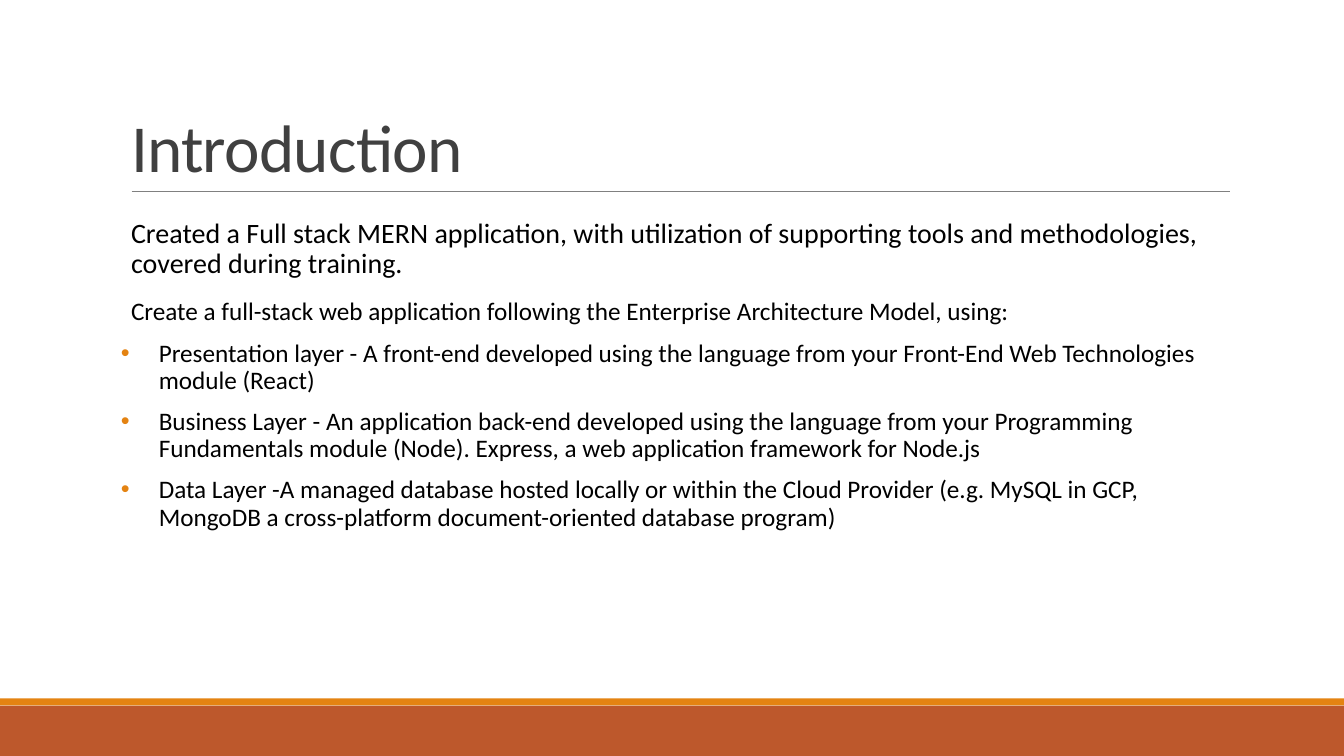
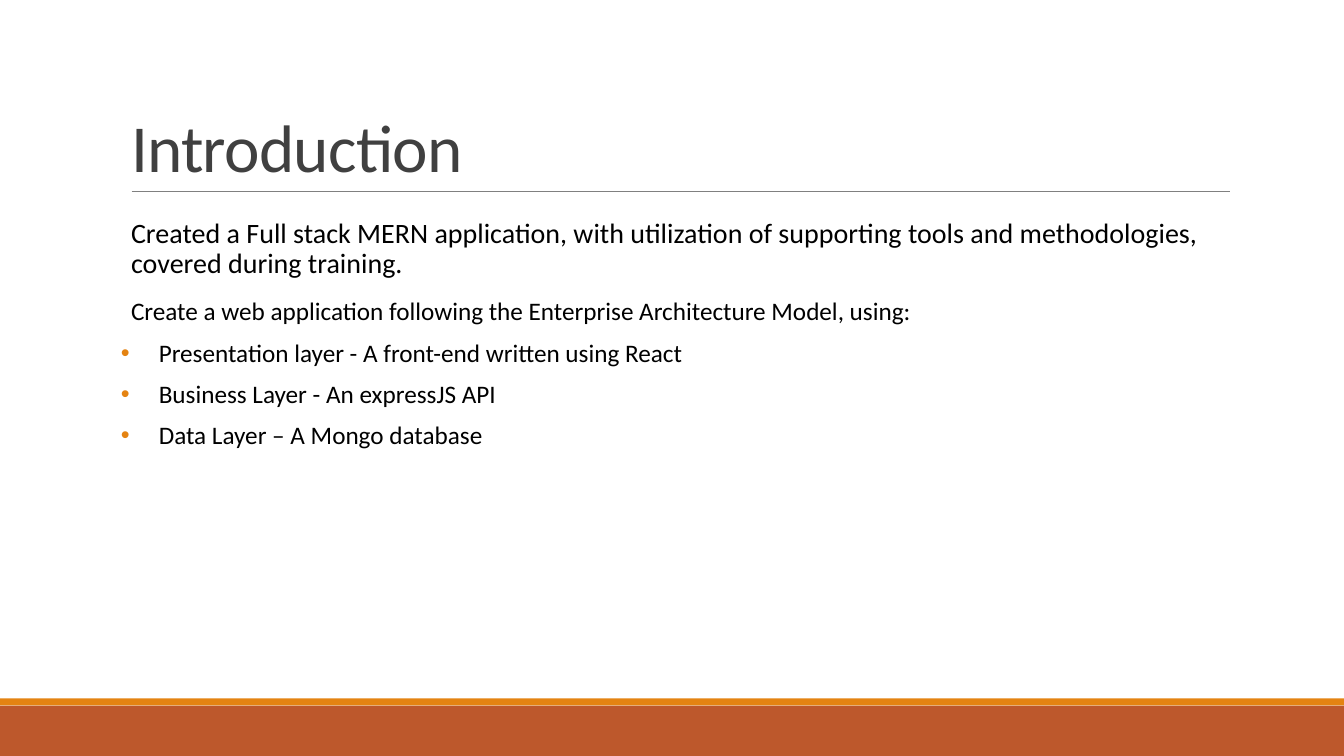
Before and after one commit to Shameer28/QA-Cinemas, a slide deck: slide 2 of QA Cinema-Documentation/Presentation/QACinema.pptx. Drawn at 1344x756 pixels with LibreOffice and Linux fonts; fonts in the diff are those of the drawing. Boxes give left, top, right and bottom in pixels: in the first picture for what was removed or moved away, otherwise in the second. Text is boxed around its words. In the diff, an @@ line names an element or a change of style, - is before the commit and + after.

Commit message:
OD: Added presentation pdf

```diff
--- a/QA Cinema-Documentation/Presentation/QACinema.pptx
+++ b/QA Cinema-Documentation/Presentation/QACinema.pptx
@@ text at <box>131,302,911,449</box>: text changed @@
-  Create a full-stack web application following the Enterprise Architecture Model, using:
-• Presentation layer - A front-end developed using the language from your Front-End Web Technologies module (React)
-• Business Layer - An application back-end developed using the language from your Programming Fundamentals module (Node). Express, a web application framework for Node.js
-• Data Layer -A managed database hosted locally or within the Cloud Provider (e.g. MySQL in GCP, MongoDB a cross-platform document-oriented database program)
+  Create a web application following the Enterprise Architecture Model, using:
+• Presentation layer - A front-end written using React
+• Business Layer - An expressJS API
+• Data Layer – A Mongo database
```
Also in this commit, not shown: 6 other slides changed, 1 other file.
